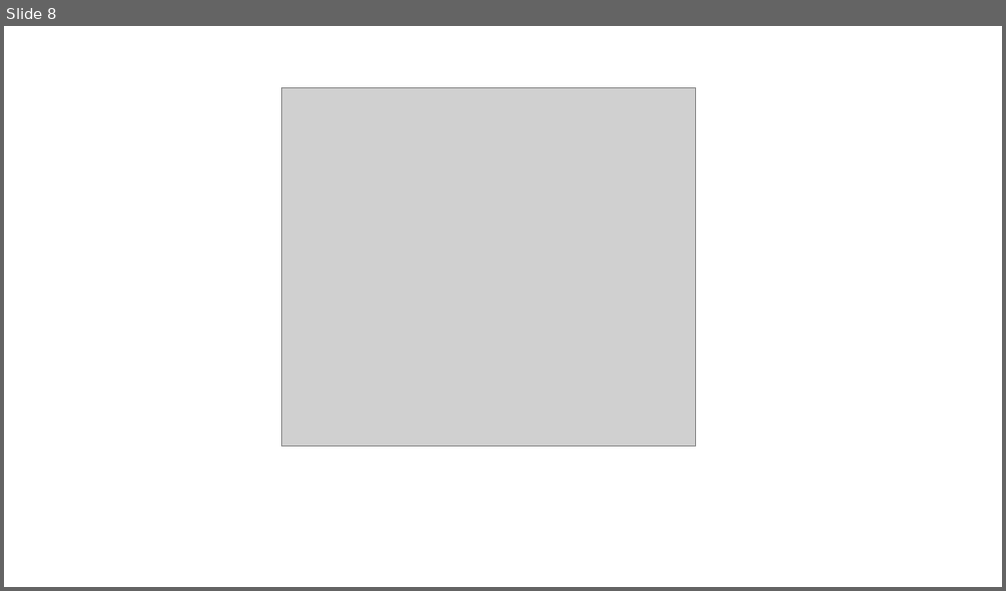
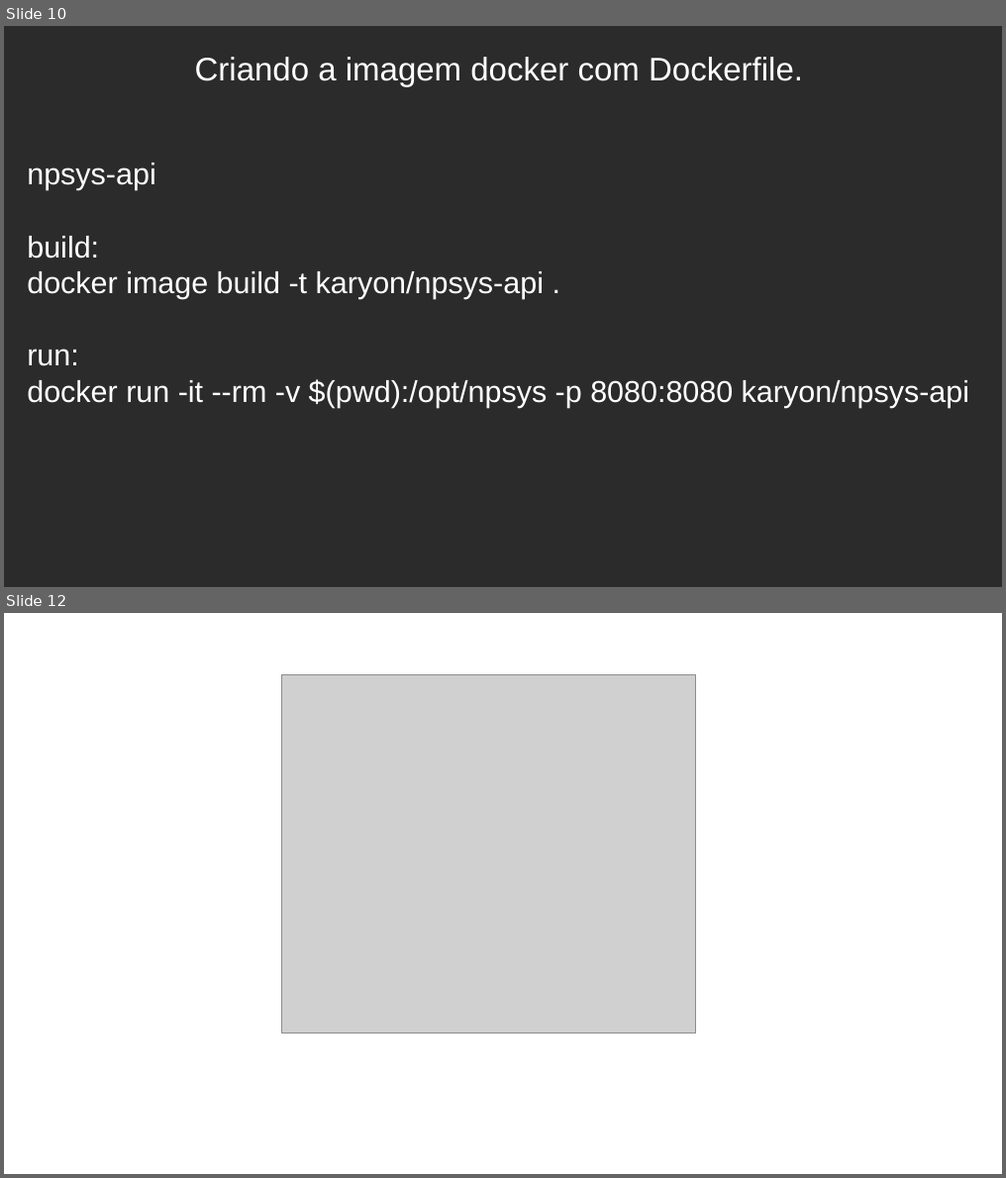
Before and after one commit to celsonery/kubernetes-docs, a slide deck: apresentacao_docker_kubernetes/apresentacao.odp. Shown one above the other, each under a label of ours: slide 8 before the commit, slides 10 and 12 after it; the slides between them are not shown. The pictures are 1006x591 and 1006x1178 pixels, drawn with LibreOffice and Linux fonts; fonts in the diff are those of the drawing; grey boxes stand for pictures; background and template pictures are left out; a plain dark background stands for a picture behind light text. Boxes give left, top, right and bottom in pixels: in the first picture for what was removed or moved away, otherwise in the second. Text is boxed around its words. In the diff, an @@ line names an element or a change of style, - is before the commit and + after.

```diff
--- a/apresentacao_docker_kubernetes/apresentacao.odp
+++ b/apresentacao_docker_kubernetes/apresentacao.odp
@@ slide 10 added at (x1=4, y1=26, x2=1002, y2=587), background picture (left out) @@
@@ text added at (x1=195, y1=57, x2=803, y2=87), 26 pt, text #FFFFFF @@
+Criando a imagem docker com Dockerfile.
@@ text added at (x1=27, y1=163, x2=969, y2=408), 24 pt, text #FFFFFF @@
+npsys-api
+build:
+docker image build -t karyon/npsys-api .
+run:
+docker run -it --rm -v $(pwd):/opt/npsys -p 8080:8080 karyon/npsys-api
@@ what was slide 8 is now slide 12 @@
```
Also in this commit, not shown: 3 slides changed, 4 other slides added, 1 slide removed, 7 other files.
